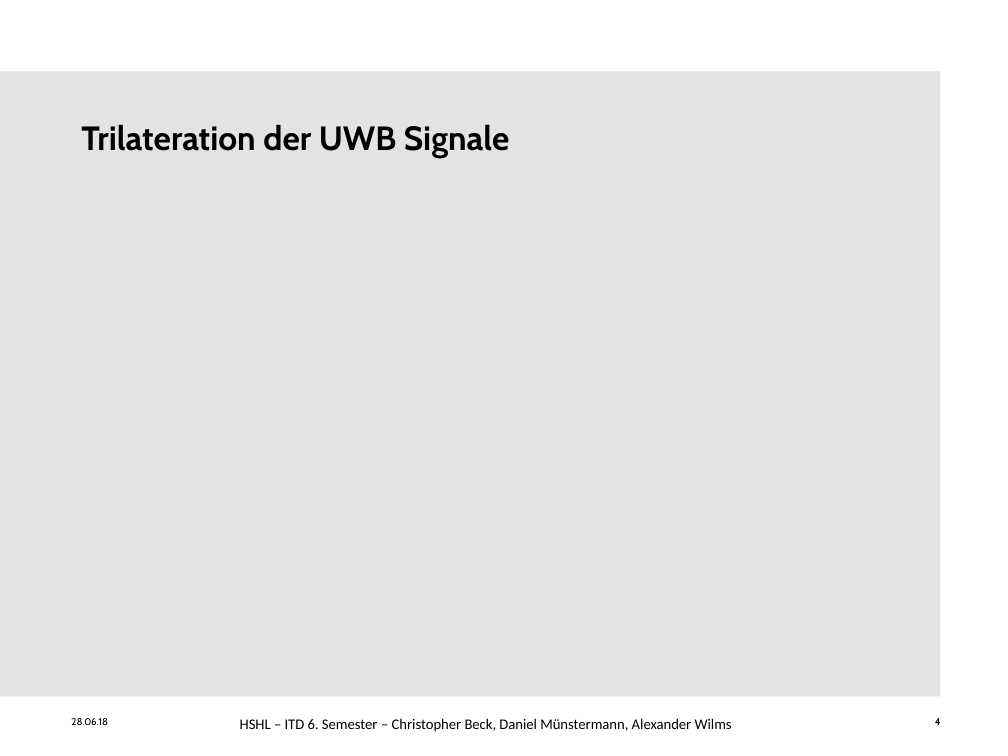
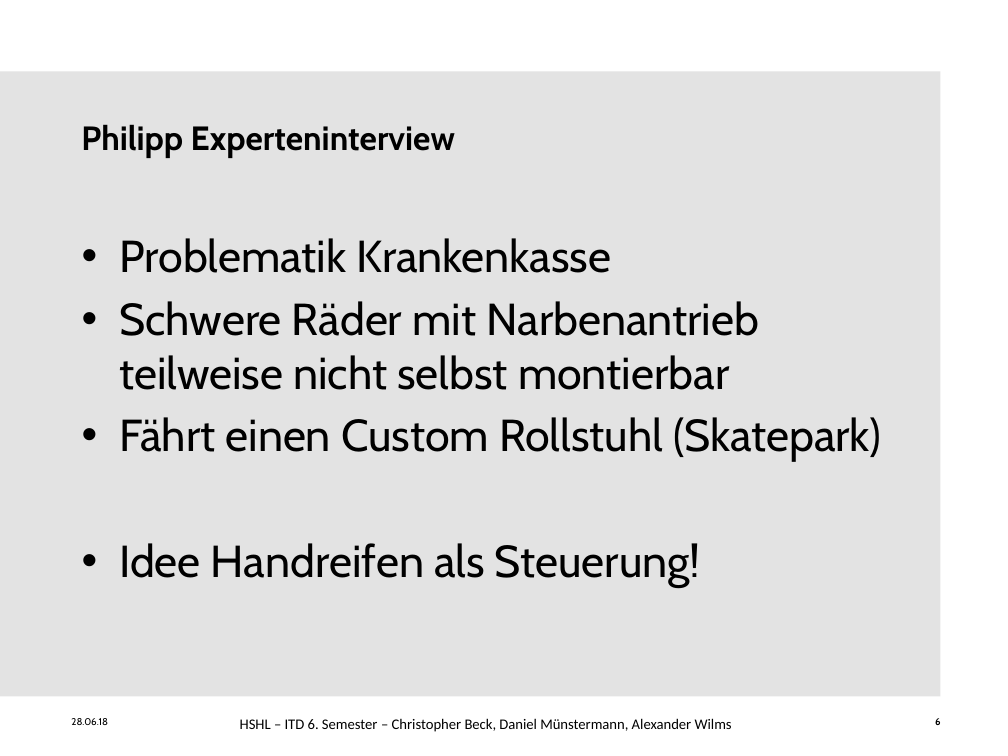
Before and after one commit to ChristineAgethen/Interaktionskonzept_Rollstuhl, a slide deck: slide 6 of Interaktionskonzept.pptx (slide 4 before the commit). Drawn at 1008x756 pixels with LibreOffice and Linux fonts; fonts in the diff are those of the drawing; background and template pictures are left out. Boxes give left, top, right and bottom in pixels: in the first picture for what was removed or moved away, otherwise in the second. Text is boxed around its words. In the diff, an @@ line names an element or a change of style, - is before the commit and + after.

```diff
--- a/Interaktionskonzept.pptx
+++ b/Interaktionskonzept.pptx
@@ text at (x1=81, y1=124, x2=455, y2=158): text changed @@
-Trilateration der UWB Signale
+Philipp Experteninterview
@@ text added at (x1=119, y1=238, x2=882, y2=587), 32 pt, text #000000 @@
+• Problematik Krankenkasse
+• Schwere Räder mit Narbenantrieb teilweise nicht selbst montierbar
+• Fährt einen Custom Rollstuhl (Skatepark)
+• Idee Handreifen als Steuerung!
```
Also in this commit, not shown: 5 other slides changed, 3 slides added.
